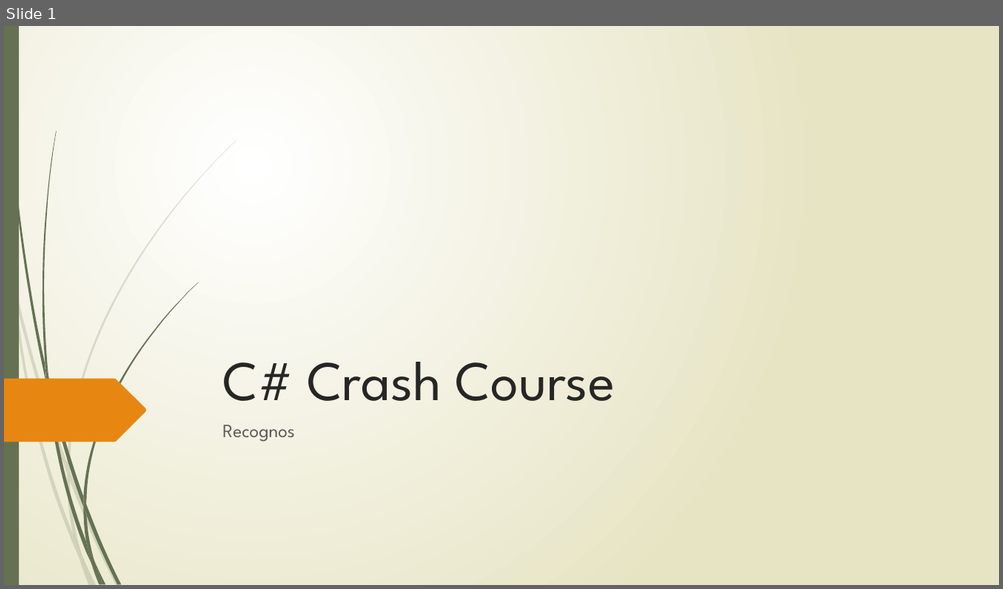
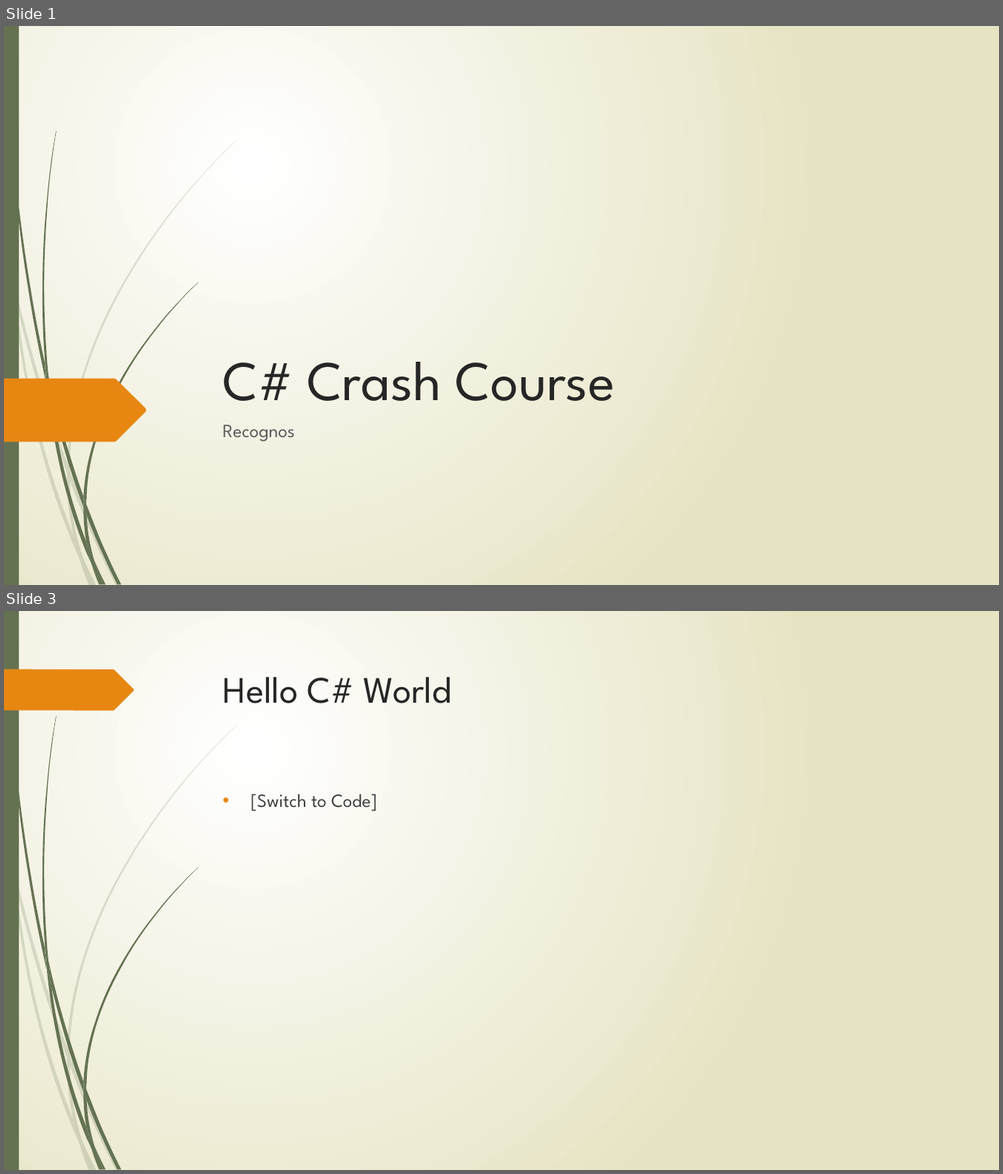
Before and after one commit to hinteadan/csharp-crash-course, a slide deck: Topics.pptx. Shown one above the other, each under a label of ours: slide 1 before the commit, slides 1 and 3 after it; the slides between them are not shown. The pictures are 1003x589 and 1003x1174 pixels, drawn with LibreOffice and Linux fonts; fonts in the diff are those of the drawing. Boxes give left, top, right and bottom in pixels: in the first picture for what was removed or moved away, otherwise in the second. Text is boxed around its words. In the diff, an @@ line names an element or a change of style, - is before the commit and + after.

```diff
--- a/Topics.pptx
+++ b/Topics.pptx
@@ slide 3 added at [4, 611, 999, 1170], background gradient #FFFFFF to #E8E6C4; not listed: 23 template elements that a slide beside it also shows @@
@@ freeform shape added at [4, 669, 134, 710], fill #E78712 @@
@@ title added at [223, 677, 452, 703], 36 pt, text #262626 @@
+Hello C# World
@@ text added at [250, 794, 377, 812], 18 pt, text #404040 @@
+• [Switch to Code]
```
Also in this commit, not shown: 1 slide changed, 1 other slide added, 1 slide removed.
